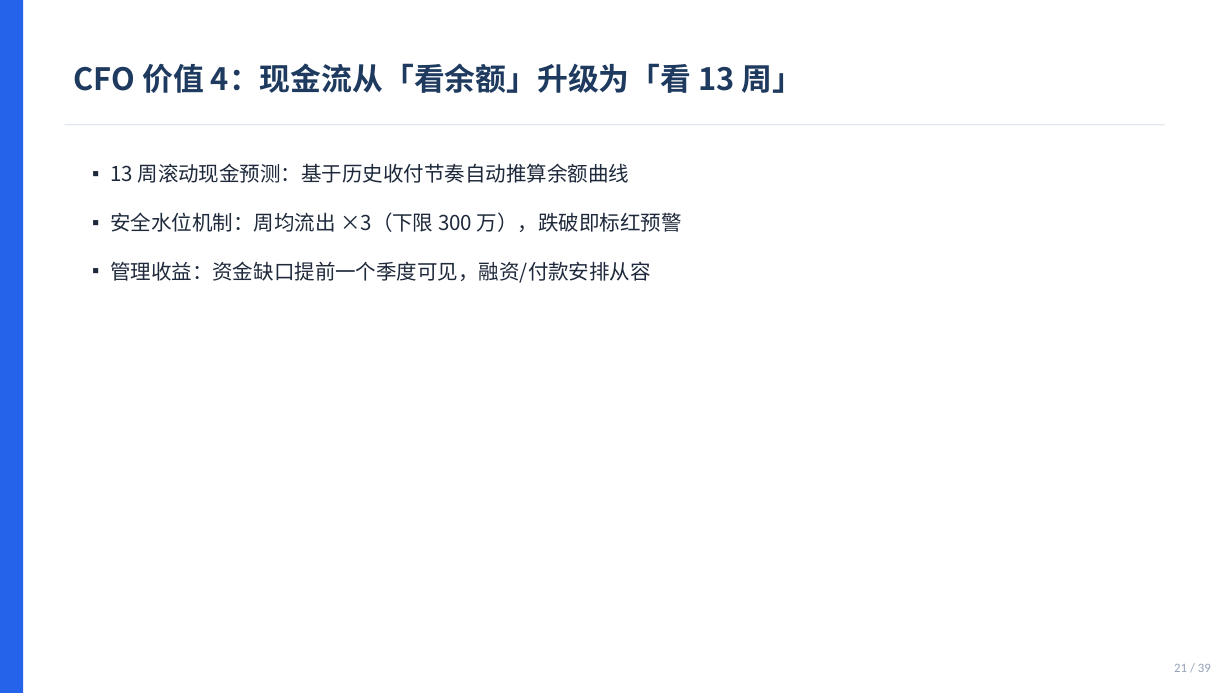
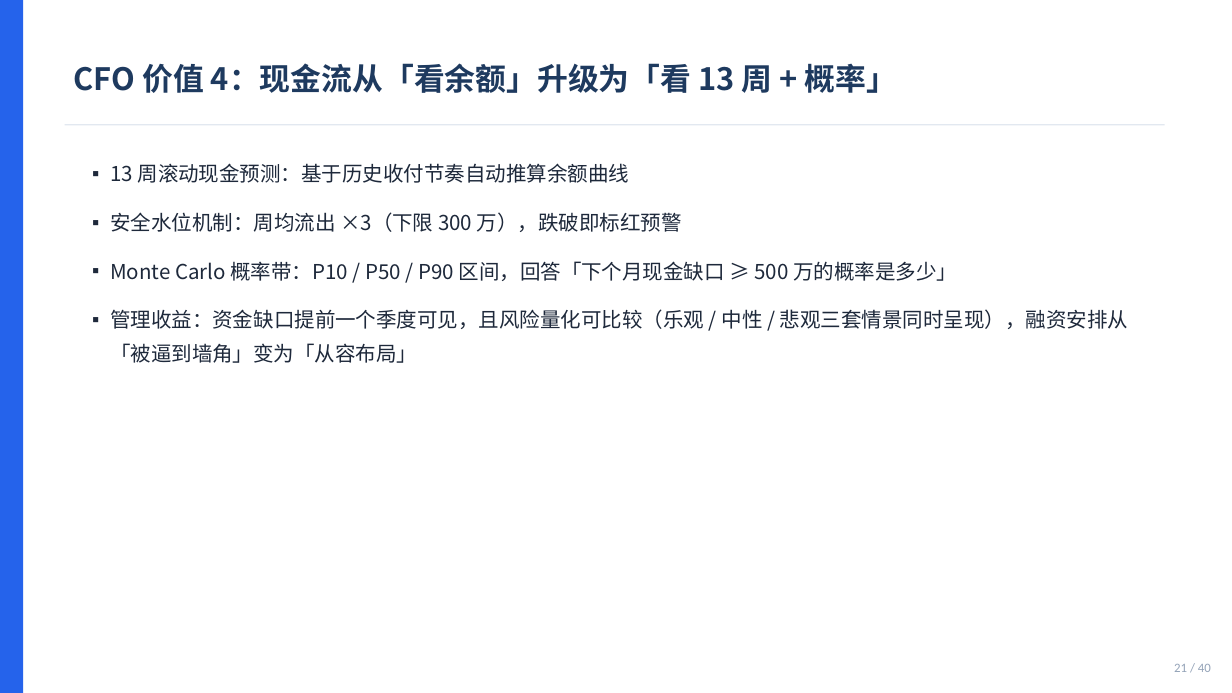
Before and after one commit to rocky1953/ERMM-finance-system, a slide deck: slide 21 of docs/ERMM_高管價值簡報_CEO_CFO_COO_CTO.pptx. Drawn at 1232x693 pixels with LibreOffice and Linux fonts; fonts in the diff are those of the drawing. Boxes give left, top, right and bottom in pixels: in the first picture for what was removed or moved away, otherwise in the second. Text is boxed around its words. In the diff, an @@ line names an element or a change of style, - is before the commit and + after.

```diff
--- a/docs/ERMM_高管價值簡報_CEO_CFO_COO_CTO.pptx
+++ b/docs/ERMM_高管價值簡報_CEO_CFO_COO_CTO.pptx
@@ text at (74, 63, 897, 93): text changed @@
-CFO 价值 4：现金流从「看余额」升级为「看 13 周」
+CFO 价值 4：现金流从「看余额」升级为「看 13 周 + 概率」
@@ text at (110, 261, 1128, 363): text changed @@
-▪ 管理收益：资金缺口提前一个季度可见，融资/付款安排从容
+▪ Monte Carlo 概率带：P10 / P50 / P90 区间，回答「下个月现金缺口 ≥ 500 万的概率是多少」
+▪ 管理收益：资金缺口提前一个季度可见，且风险量化可比较（乐观 / 中性 / 悲观三套情景同时呈现），融资安排从「被逼到墙角」变为「从容布局」
@@ text at (1174, 664, 1211, 672): text changed @@
-21 / 39
+21 / 40
```
Also in this commit, not shown: 33 other slides changed, 1 slide added, 28 other files.
